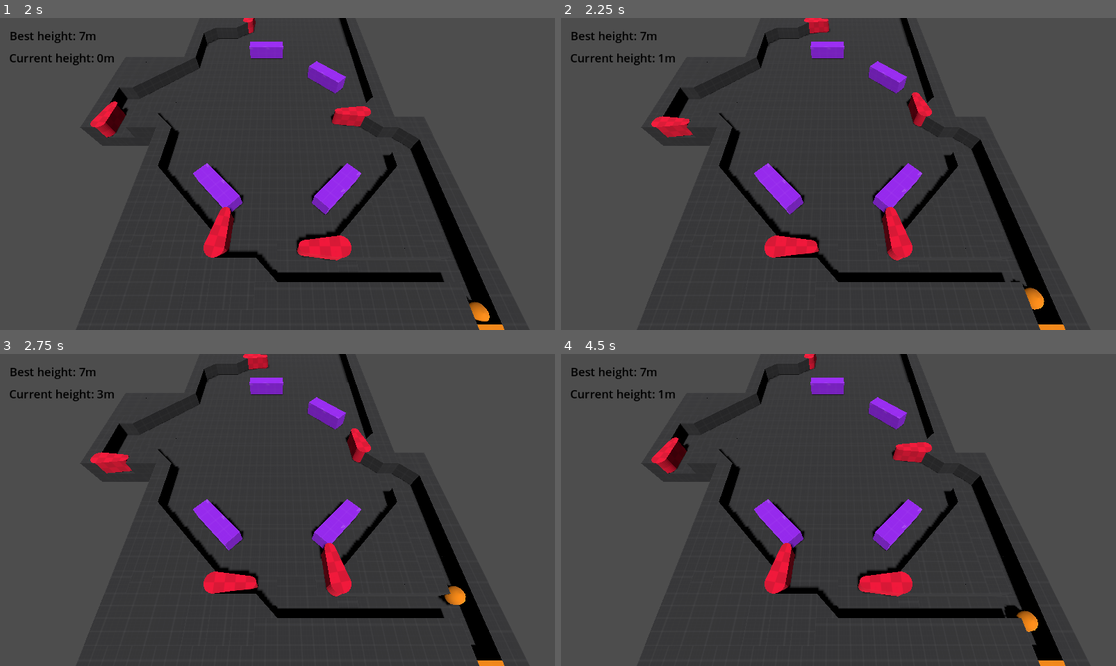
Above: before the commit, frames 1-4 (two rows, left to right).
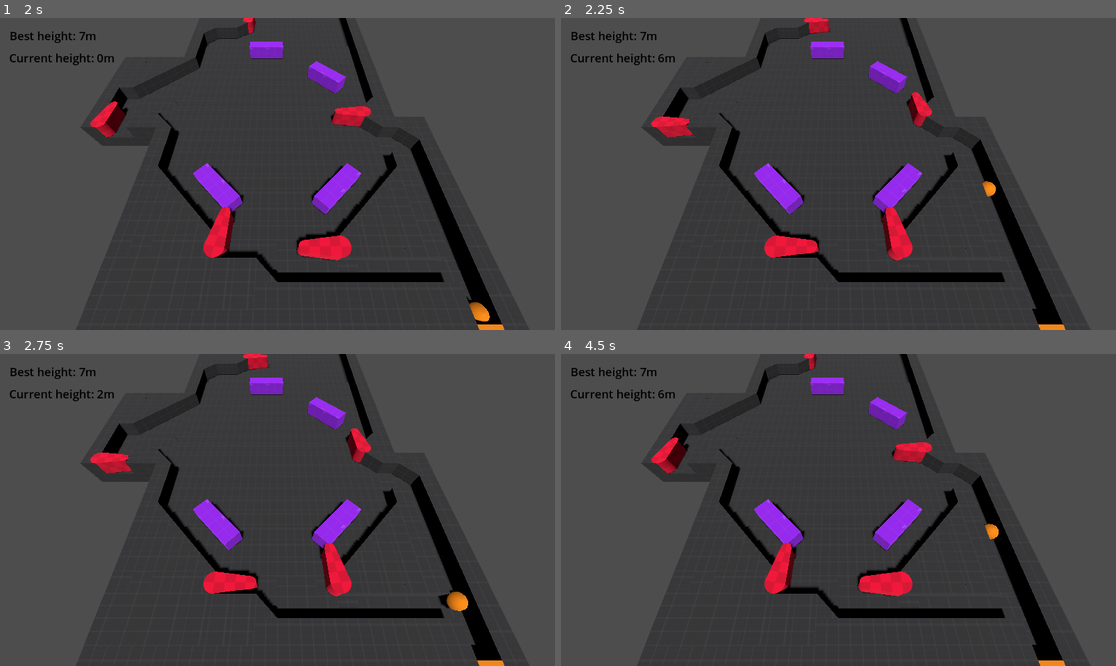
Above: after the commit, the same moments.

Repository: akashkatir/pin-boy
Game: Godot game, scene res://main.tscn
Same seed, same stepped clock (60 frames per second), same inputs: the game is played once before the commit and once after it.
Inputs:
- Up to frame 1 (2 s): tap Enter at 0.5 s; hold D (right_flip) 0.53-1.28 s; tap Space (eject) at 0.6, 1.35 s; hold A (left_flip) from 1.28 s (still down)
- Up to frame 2 (2.25 s): tap R (respawn, bound only after the commit) at 2 s; release A (left_flip) at 2.03 s; hold D (right_flip) from 2.03 s (still down); tap Space (eject) at 2.1 s
- Up to frame 3 (2.75 s): keep holding D (right_flip)
- Up to frame 4 (4.5 s): tap Space (eject) at 2.85, 3.6, 4.35 s; tap R (respawn, bound only after the commit) at 3.5, 4.15 s; release D (right_flip) at 3.53 s; hold A (left_flip) from 3.53 s (still down)

Frame 1 is identical in both runs. In frame 2, 0.3% of the frame differs, in the area x 17-88%, y 11-94%; in frame 3, 0.2%; in frame 4, 0.4%, in the area x 17-86%, y 11-90%.

Commit message:
Add respawn key (r).

Diff:
--- a/main.gd
+++ b/main.gd
@@ -11,6 +11,8 @@
 	handle_menu()
 
 	if out_of_bounds($Ball.position):
+		spawn_ball()
+	if Input.is_action_just_released("respawn"):
 		spawn_ball()
 	$UserInterface.update_height(-$Ball.position.z)
 
--- a/project.godot
+++ b/project.godot
@@ -45,3 +45,9 @@
 , Object(InputEventKey,"resource_local_to_scene":false,"resource_name":"","device":-1,"window_id":0,"alt_pressed":false …(183 unchanged characters)…
 ]
 }
+respawn={
+"deadzone": 0.5,
+"events": [Object(InputEventKey,"resource_local_to_scene":false,"resource_name":"","device":-1,"window_id":0,"alt_pressed":false,"shift_pressed":false,"ctrl_pressed":false,"meta_pressed":false,"pressed":false,"keycode":0,"physical_keycode":82,"key_label":0,"unicode":114,"location":0,"echo":false,"script":null)
+, Object(InputEventJoypadButton,"resource_local_to_scene":false,"resource_name":"","device":-1,"button_index":3,"pressure":0.0,"pressed":false,"script":null)
+]
+}
